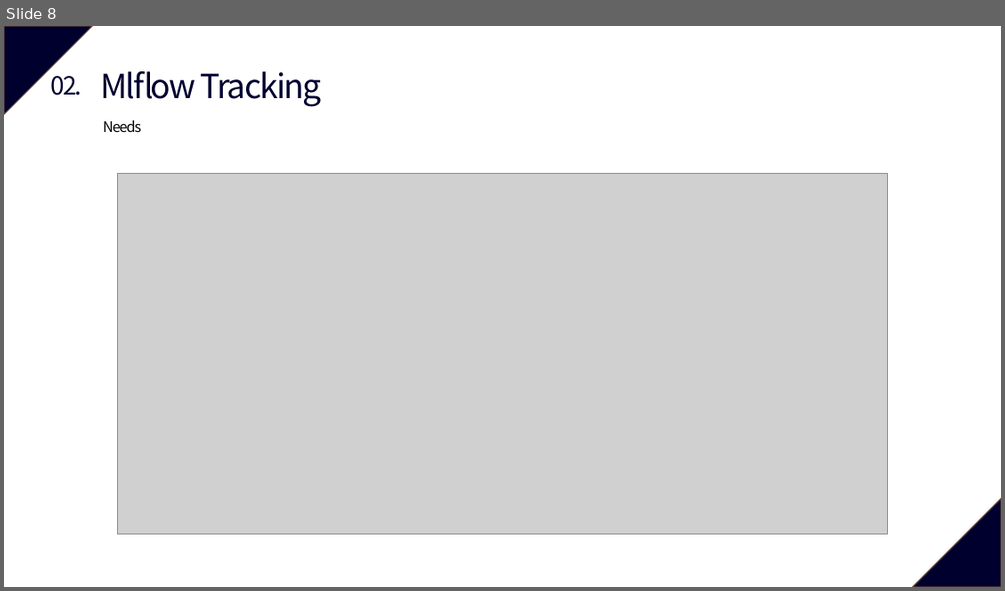
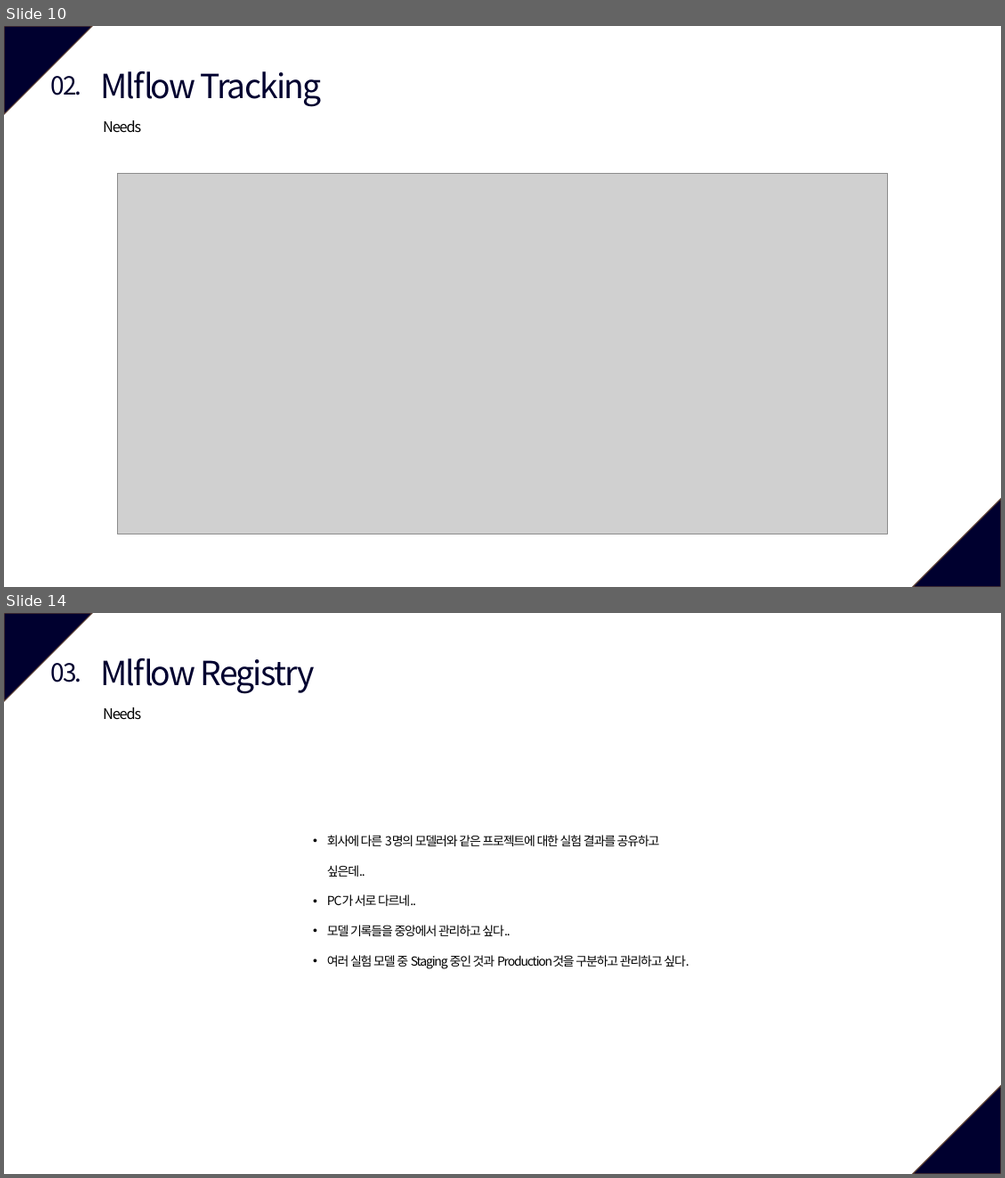
Before and after one commit to vhrehfdl/MLflow_tutorial, a slide deck: MLflow.pptx. Shown one above the other, each under a label of ours: slide 8 before the commit, slides 10 and 14 after it; the slides between them are not shown. The pictures are 1005x591 and 1005x1178 pixels, drawn with LibreOffice and Linux fonts; fonts in the diff are those of the drawing; grey boxes stand for pictures. Boxes give left, top, right and bottom in pixels: in the first picture for what was removed or moved away, otherwise in the second. Text is boxed around its words. In the diff, an @@ line names an element or a change of style, - is before the commit and + after.

```diff
--- a/MLflow.pptx
+++ b/MLflow.pptx
@@ slide 14 added at box(4, 613, 1001, 1174), background #FFFFFF; not listed: 2 template elements that a slide beside it also shows @@
@@ text added at box(50, 663, 81, 682), 24 pt, text #00002F @@
+03.
@@ text added at box(100, 658, 315, 694), 32 pt, text #00002F @@
+Mlflow Registry
@@ text added at box(103, 707, 141, 720), 14 pt, text #000000 @@
+Needs
@@ text added at box(327, 835, 688, 969), 12 pt, text #000000 @@
+• 회사에 다른 3명의 모델러와 같은 프로젝트에 대한 실험 결과를 공유하고 싶은데..
+• PC가 서로 다르네..
+• 모델 기록들을 중앙에서 관리하고 싶다..
+• 여러 실험 모델 중 Staging 중인 것과 Production것을 구분하고 관리하고 싶다.
@@ what was slide 8 is now slide 10 @@
```
Also in this commit, not shown: 6 slides changed, 12 other slides added.
